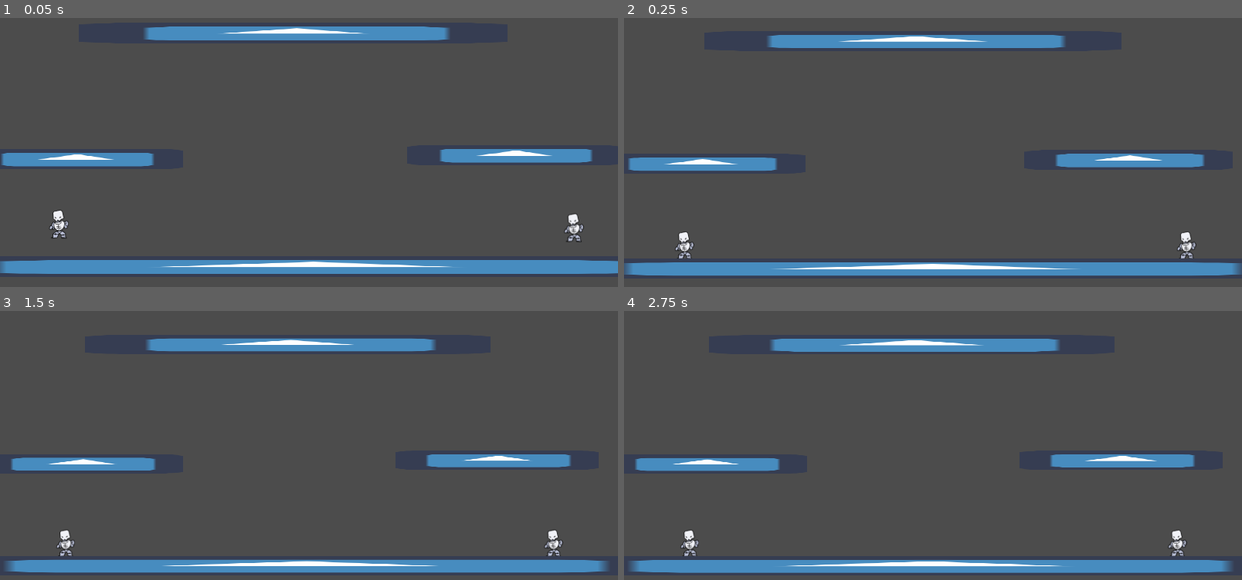
Above: before the commit, frames 1-4 (two rows, left to right).
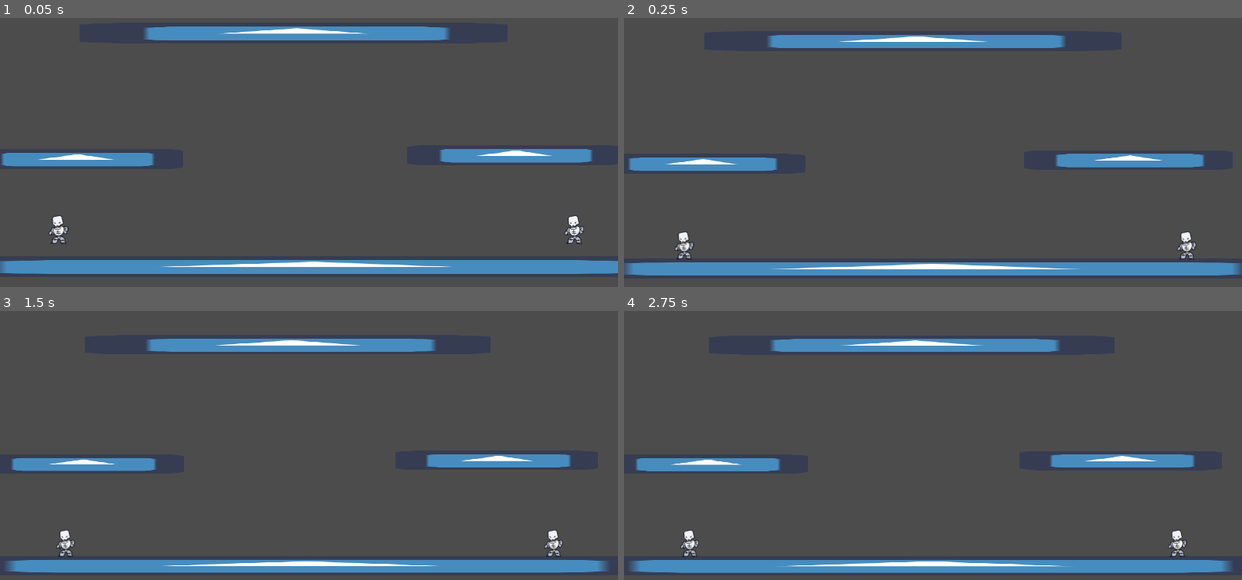
Above: after the commit, the same moments.

Repository: HelamanWarrior/Bone-Brawl
Game: Godot game, scene res://arenas/prototype/prototype.tscn
The game is run twice, just before and just after one commit, with the same random seed, the same clock (stepped at 60 frames per second) and the same inputs. The engine's default icon, where the game draws it, is replaced by a stand-in: a white triangle on a blue panel in a dark square.
Inputs:
- Up to frame 1 (0.05 s): no input
- Up to frame 2 (0.25 s): no input
- Up to frame 3 (1.5 s): no input
- Up to frame 4 (2.75 s): tap Enter at 2 s

The runs differ from the first frame. In frame 1, 0.4% of the frame differs, in the area x 7-95%, y 71-84%; in frame 2, 0.2%; in frame 3, 0.6%, in the area x 2-93%, y 10-92%; in frame 4, 0.4%.

Commit message:
Player Select Screen Implemented

Diff:
--- /dev/null
+++ b/arenas/arena.gd
@@ -0,0 +1,21 @@
+extends Node2D
+
+var player := preload("res://player/player.tscn")
+
+onready var spawn_locations := [
+	get_node("SpawnLocations/1"),
+	get_node("SpawnLocations/2"),
+	get_node("SpawnLocations/3"),
+	get_node("SpawnLocations/4")
+]
+
+onready var camera := $Camera
+
+func _ready() -> void:
+	for i in Global.chosen_connected_players:
+		var player_instance: KinematicBody2D = player.instance()
+		player_instance.global_position = spawn_locations[i].global_position
+		player_instance.controller_num = i
+		add_child(player_instance)
+
+		camera.players.append(player_instance)
--- a/arenas/prototype/prototype.tscn
+++ b/arenas/prototype/prototype.tscn
@@ -1,23 +1,31 @@
 [gd_scene load_steps=5 format=2]
 
-[ext_resource path="res://player/player.tscn" type="PackedScene" id=1]
+[ext_resource path="res://arenas/arena.gd" type="Script" id=1]
 [ext_resource path="res://arenas/environment/ground.tscn" type="PackedScene" id=2]
 [ext_resource path="res://camera/camera.gd" type="Script" id=3]
 [ext_resource path="res://camera/camera.tscn" type="PackedScene" id=4]
 
-[node name="PrototypeArea" type="Node2D"]
+[node name="PrototypeArena" type="Node2D"]
+script = ExtResource( 1 )
 
 [node name="Camera" parent="." instance=ExtResource( 4 )]
 position = Vector2( 0, 0 )
 offset = Vector2( 0, 600 )
 script = ExtResource( 3 )
 
-[node name="Player" parent="." instance=ExtResource( 1 )]
-position = Vector2( 1797, 803 )
+[node name="SpawnLocations" type="Node" parent="."]
 
-[node name="Player2" parent="." instance=ExtResource( 1 )]
-position = Vector2( 182, 792 )
-controller_num = 1
+[node name="1" type="Position2D" parent="SpawnLocations"]
+position = Vector2( 1798, 809 )
+
+[node name="2" type="Position2D" parent="SpawnLocations"]
+position = Vector2( 180, 809 )
+
+[node name="3" type="Position2D" parent="SpawnLocations"]
+position = Vector2( 346, 107 )
+
+[node name="4" type="Position2D" parent="SpawnLocations"]
+position = Vector2( 1481, 107 )
 
 [node name="Ground" parent="." instance=ExtResource( 2 )]
 position = Vector2( 960, 934 )
--- a/camera/camera.gd
+++ b/camera/camera.gd
@@ -3,7 +3,7 @@
 const PADDING_PERCENT := 20
 
 onready var screen_size := Vector2(Global.GAME_WIDTH, Global.GAME_HEIGHT)
-onready var players = [get_node("../Player"), get_node("../Player2")]
+onready var players = []
 
 func _ready() -> void:
 	offset = screen_size * 0.5
@@ -34,9 +34,9 @@
 	]
 	return rect2_from_4_point_list(four_point_list)
 
-func rect2_from_4_point_list(list) -> Rect2:
-	var center = Vector2( ((list[0] + list[1]) * 0.5), ((list[3] + list[2]) * 0.5) )
-	var size = Vector2( (list[1] - list[0]), (list[3] - list[2]) )
+func rect2_from_4_point_list(list: Array) -> Rect2:
+	var center := Vector2( ((list[0] + list[1]) * 0.5), ((list[3] + list[2]) * 0.5) )
+	var size := Vector2( (list[1] - list[0]), (list[3] - list[2]) )
 	return Rect2(center, size)
 
 func _physics_process(_delta: float) -> void:
--- a/player/player.gd
+++ b/player/player.gd
@@ -13,6 +13,7 @@
 
 const JUMP_SPEED := 1000
 const MAX_JUMPS := 1
+const RAYCAST_LENGTH := 35
 
 onready var sprite := $Sprite
 onready var wall_check_raycast := $WallCheck
@@ -100,25 +101,20 @@
 	if sliding_left or sliding_right:
 		current_jumps = MAX_JUMPS
 
-		if Input.is_joy_button_pressed(controller_num, JOY_BUTTON_0):
+		if !is_on_floor():
 			current_state = states.WALL_SLIDE
-			print("WALL SLIDE")
 	else:
 		current_state = states.DEFAULT
-		print("DEFAULT")
 
 func animation_handling(input: Vector2) -> void:
 	if input.x > 0:
 		sprite.flip_h = true
-		wall_check_raycast.cast_to.x = 35
+		wall_check_raycast.cast_to.x = RAYCAST_LENGTH
 		return
 
 	if input.x != 0:
 		sprite.flip_h = false
-		wall_check_raycast.cast_to.x = -35
-
-func check_for_wall_slide() -> void:
-	pass
+		wall_check_raycast.cast_to.x = -RAYCAST_LENGTH
 
 func _updated_input() -> void:
 	if !InputManager.keyboard_players.has(controller_num):
--- a/player/player.tscn
+++ b/player/player.tscn
@@ -7,6 +7,8 @@
 extents = Vector2( 24.5, 37.5 )
 
 [node name="Player" type="KinematicBody2D"]
+z_index = 1
+collision_mask = 0
 script = ExtResource( 2 )
 
 [node name="Sprite" type="Sprite" parent="."]
--- a/singletons/global.gd
+++ b/singletons/global.gd
@@ -5,6 +5,7 @@
 const GAME_HEIGHT := 1080
 
 var gravity := 75
+var chosen_connected_players := [0, 1] # change this
 
 func _input(_event: InputEvent) -> void:
 	if Input.is_key_pressed(KEY_ESCAPE):
--- a/singletons/input_manager.gd
+++ b/singletons/input_manager.gd
@@ -3,6 +3,7 @@
 signal updated_input
 
 var connected_gamepads := []
+
 var keyboard_players := []
 
 func _init() -> void:
--- /dev/null
+++ b/ui/player_select/player_select.tscn
@@ -0,0 +1,34 @@
+[gd_scene load_steps=2 format=2]
+
+[ext_resource path="res://ui/player_select/player_select_pane/player_select_pane.tscn" type="PackedScene" id=1]
+
+[node name="PlayerSelect" type="Control"]
+anchor_right = 1.0
+anchor_bottom = 1.0
+
+[node name="PlayerSelectPane1" parent="." instance=ExtResource( 1 )]
+margin_left = -944.0
+margin_top = -408.0
+margin_right = -520.0
+margin_bottom = 403.0
+
+[node name="PlayerSelectPane2" parent="." instance=ExtResource( 1 )]
+margin_left = -453.0
+margin_top = -408.0
+margin_right = -29.0
+margin_bottom = 403.0
+pane_number = 2
+
+[node name="PlayerSelectPane3" parent="." instance=ExtResource( 1 )]
+margin_left = 33.0
+margin_top = -408.0
+margin_right = 457.0
+margin_bottom = 403.0
+pane_number = 3
+
+[node name="PlayerSelectPane4" parent="." instance=ExtResource( 1 )]
+margin_left = 514.0
+margin_top = -408.0
+margin_right = 938.0
+margin_bottom = 403.0
+pane_number = 4
--- /dev/null
+++ b/ui/player_select/player_select_pane/player_select_pane.gd
@@ -0,0 +1,40 @@
+tool
+extends TextureRect
+
+export(int) var pane_number = 1
+
+var player_number_textures := [
+	preload("res://ui/player_numbers/p1.png"),
+	preload("res://ui/player_numbers/p2.png"),
+	preload("res://ui/player_numbers/p3.png"),
+	preload("res://ui/player_numbers/p4.png")
+]
+
+var activated_texture := preload("res://ui/player_select/player_select_pane/pane.png")
+
+onready var player_number := $PlayerNumber
+onready var character := $Character
+onready var controller := $Controller
+
+func _ready() -> void:
+	player_number.texture = player_number_textures[pane_number - 1]
+
+func activate() -> void:
+	character.visible = true
+	controller.visible = true
+	texture = activated_texture
+	Global.chosen_connected_players.append(pane_number - 1)
+
+func _input(event: InputEvent) -> void:
+	if !event is InputEventJoypadButton:
+		return
+
+	if event.button_index == JOY_SELECT:
+		get_tree().change_scene("res://arenas/prototype/prototype.tscn")
+
+	# don't activate if currently active
+	if character.visible == true:
+		return
+
+	if pane_number == event.device + 1:
+		activate()
--- /dev/null
+++ b/ui/player_select/player_select_pane/player_select_pane.tscn
@@ -0,0 +1,53 @@
+[gd_scene load_steps=6 format=2]
+
+[ext_resource path="res://ui/player_select/game_controller.png" type="Texture" id=1]
+[ext_resource path="res://player/bones.png" type="Texture" id=2]
+[ext_resource path="res://ui/player_select/player_select_pane/pane-deactivated.png" type="Texture" id=3]
+[ext_resource path="res://ui/player_numbers/p1.png" type="Texture" id=4]
+[ext_resource path="res://ui/player_select/player_select_pane/player_select_pane.gd" type="Script" id=5]
+
+[node name="PlayerSelectPane" type="TextureRect"]
+anchor_left = 0.5
+anchor_top = 0.5
+anchor_right = 0.5
+anchor_bottom = 0.5
+margin_left = -212.0
+margin_top = -405.5
+margin_right = 212.0
+margin_bottom = 405.5
+texture = ExtResource( 3 )
+script = ExtResource( 5 )
+
+[node name="Character" type="TextureRect" parent="."]
+visible = false
+anchor_left = 0.5
+anchor_top = 0.5
+anchor_right = 0.5
+anchor_bottom = 0.5
+margin_left = -111.0
+margin_top = -163.0
+margin_right = 111.0
+margin_bottom = 163.0
+texture = ExtResource( 2 )
+
+[node name="Controller" type="TextureRect" parent="."]
+visible = false
+anchor_left = 0.5
+anchor_top = 1.0
+anchor_right = 0.5
+anchor_bottom = 1.0
+margin_left = -146.5
+margin_top = -132.0
+margin_right = 146.5
+margin_bottom = 41.0
+texture = ExtResource( 1 )
+
+[node name="PlayerNumber" type="TextureRect" parent="."]
+anchor_left = 0.5
+anchor_right = 0.5
+margin_left = -207.0
+margin_top = 43.0
+margin_right = 207.0
+margin_bottom = 186.0
+texture = ExtResource( 4 )
+stretch_mode = 4
Binary file added: ui/player_numbers/p1.png
Not shown, added: ui/player_numbers/p1.png.import
Binary file added: ui/player_numbers/p2.png
Not shown, added: ui/player_numbers/p2.png.import
Binary file added: ui/player_numbers/p3.png
Not shown, added: ui/player_numbers/p3.png.import
Binary file added: ui/player_numbers/p4.png
Not shown, added: ui/player_numbers/p4.png.import
Binary file added: ui/player_select/game_controller.png
Not shown, added: ui/player_select/game_controller.png.import
Binary file added: ui/player_select/player_select_pane/pane-deactivated.png
Not shown, added: ui/player_select/player_select_pane/pane-deactivated.png.import
(and 2 more such lines)
